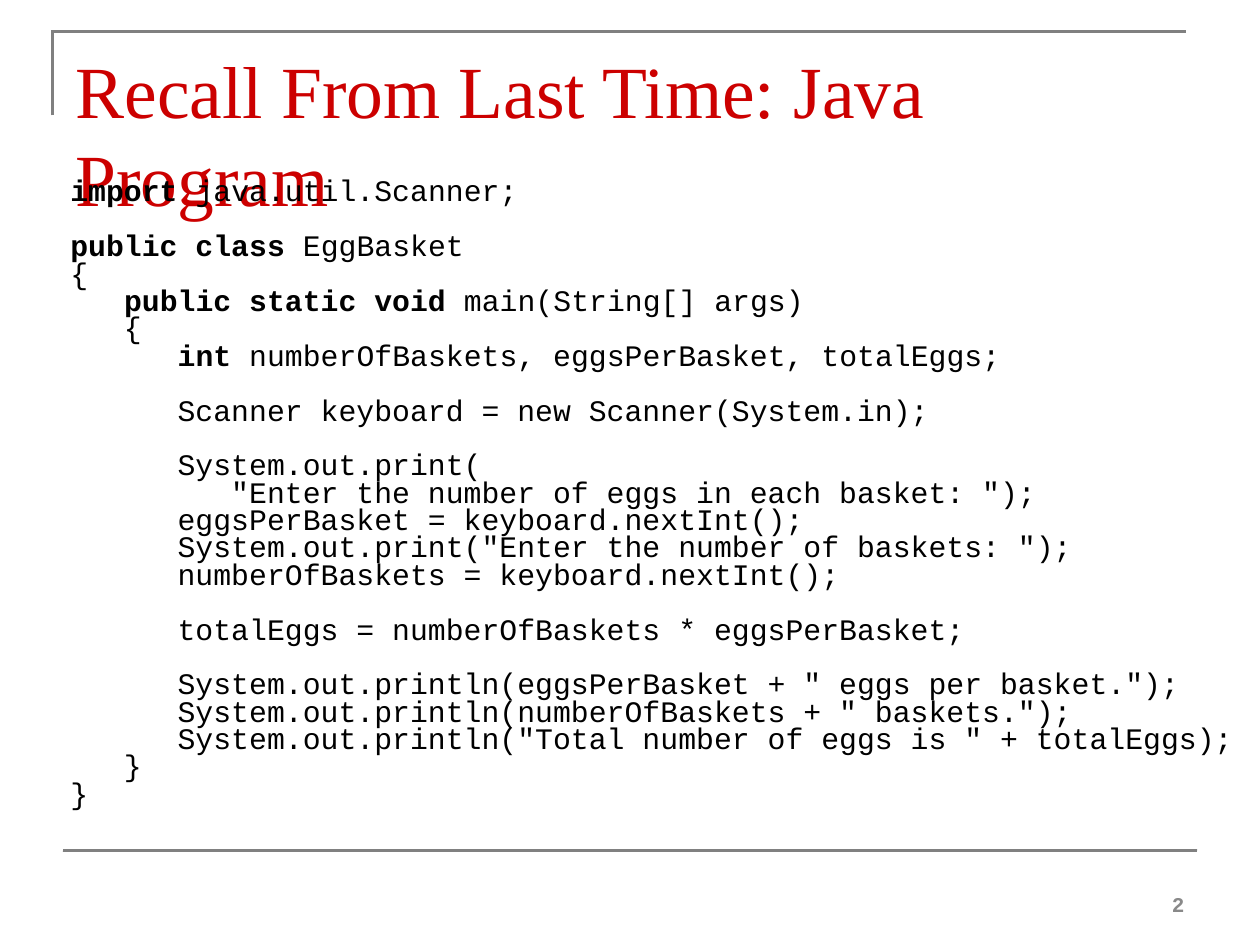
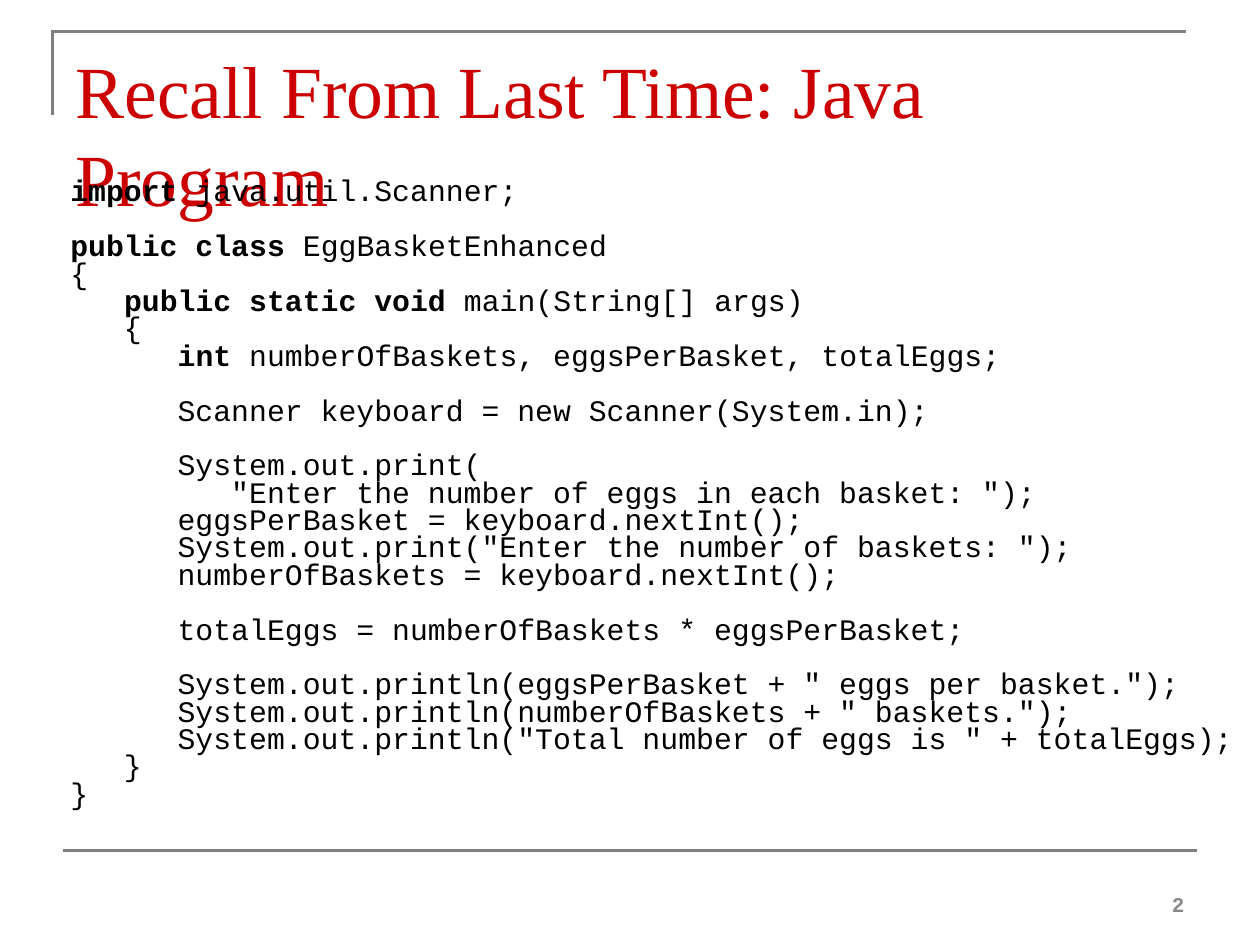
Before and after one commit to prashantserai/prashantserai.github.io, a slide deck: slide 2 of files/02Fundamentals.pptx. Drawn at 1260x945 pixels with LibreOffice and Linux fonts; fonts in the diff are those of the drawing. Boxes give left, top, right and bottom in pixels: in the first picture for what was removed or moved away, otherwise in the second. Text is boxed around its words. In the diff, an @@ line names an element or a change of style, - is before the commit and + after.

```diff
--- a/files/02Fundamentals.pptx
+++ b/files/02Fundamentals.pptx
@@ text at box(70, 235, 607, 265): text changed; bold off @@
-public class EggBasket
+public class EggBasketEnhanced
```
Also in this commit, not shown: 1 other slide changed, 3 other files.
